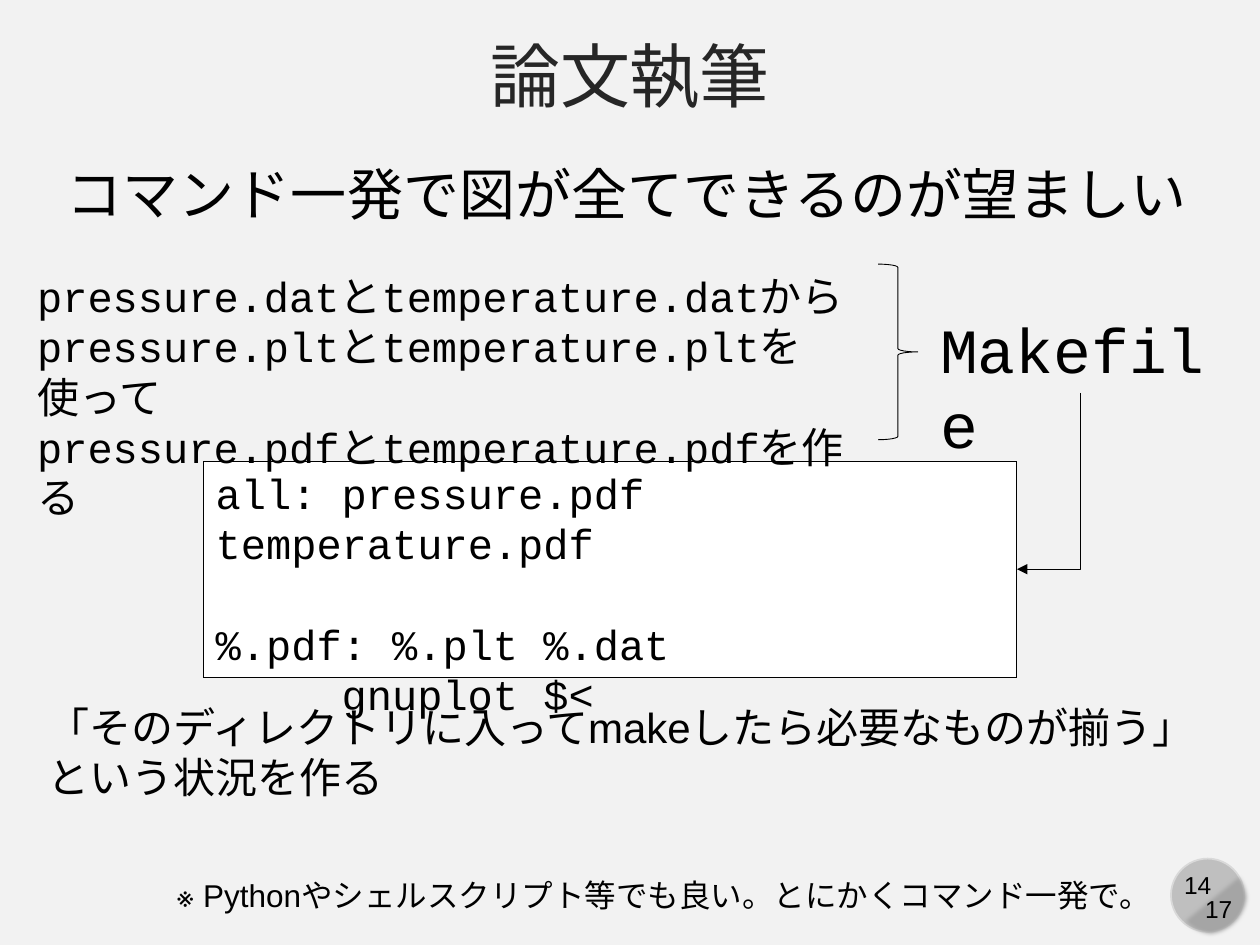
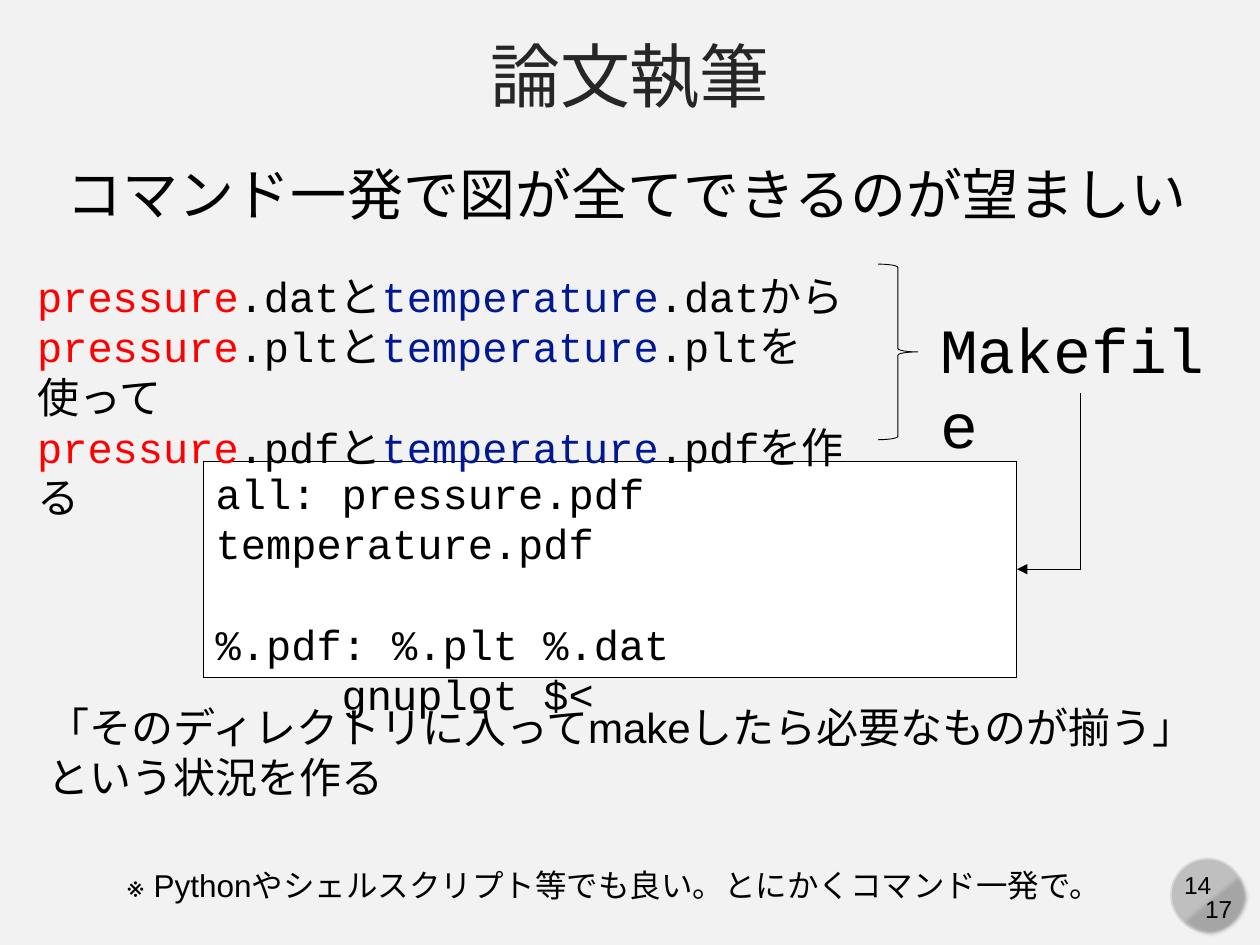
Before and after one commit to cpss2026-git/cpss2026-git.github.io, a slide deck: slide 14 of 01-lecture-git-basic/slides/01-c-compphys.pptx. Drawn at 1260x945 pixels with LibreOffice and Linux fonts; fonts in the diff are those of the drawing. Boxes give left, top, right and bottom in pixels: in the first picture for what was removed or moved away, otherwise in the second. Text is boxed around its words. In the diff, an @@ line names an element or a change of style, - is before the commit and + after.

```diff
--- a/01-lecture-git-basic/slides/01-c-compphys.pptx
+++ b/01-lecture-git-basic/slides/01-c-compphys.pptx
@@ text "pressure.datとtemperature.datから" at box(37, 281, 844, 476): text colour #000000 to #FF0000, text colour #000000 to #011893 in "pressure.datとtemperature.datから", "pressure.pltとtemperature.pltを使って", "pressure.pdfとtemperature.pdfを作る" @@
@@ text "※ Pythonやシェルスクリプト等でも良い。とにかくコマンド一発で。": place and size @@
-text "※ Pythonやシェルスクリプト等でも良い。とにかくコマンド一発で。" at box(301, 880, 1150, 910)
+text "※ Pythonやシェルスクリプト等でも良い。とにかくコマンド一発で。" at box(252, 870, 1101, 900)
```
Also in this commit, not shown: 5 other slides changed, 1 other file.
